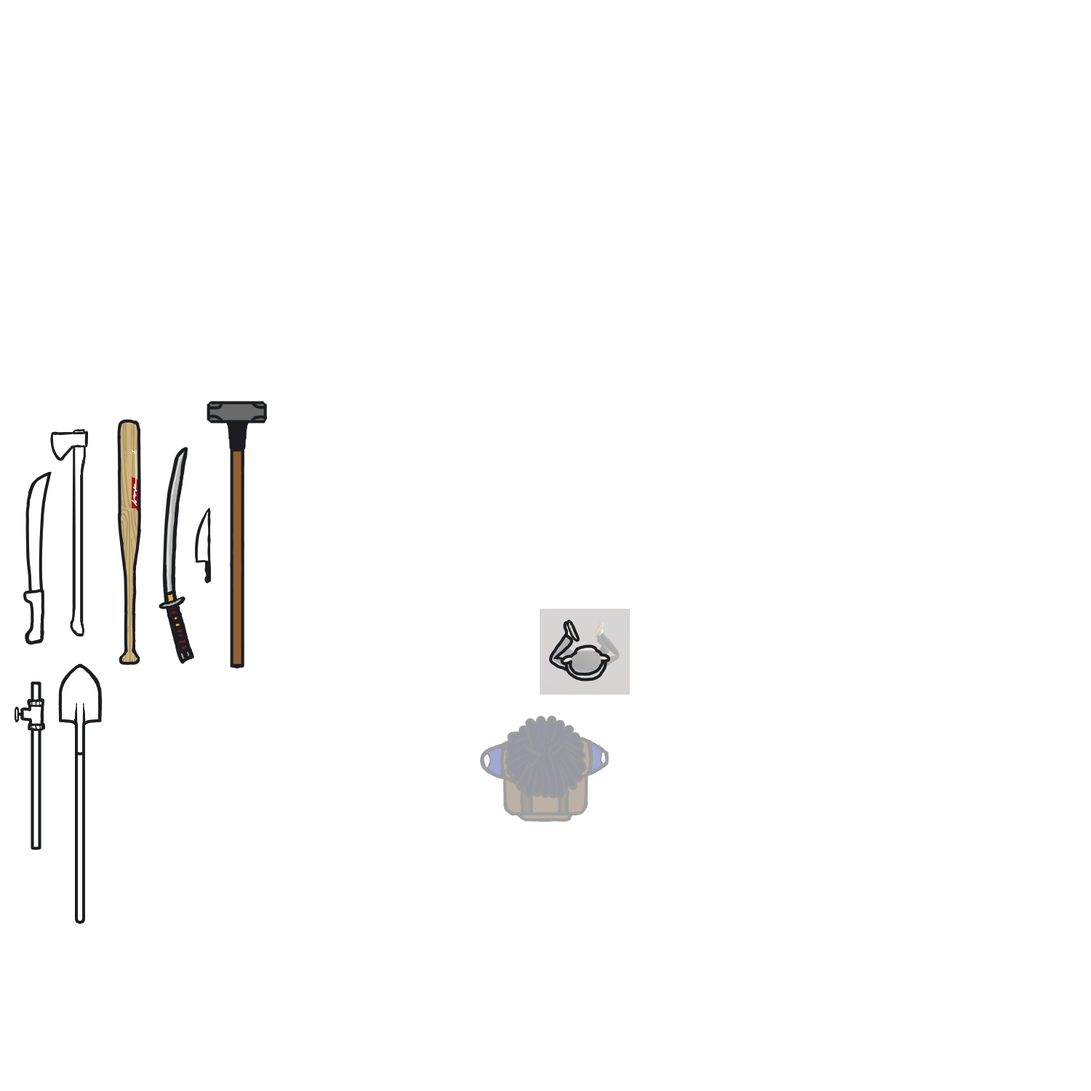
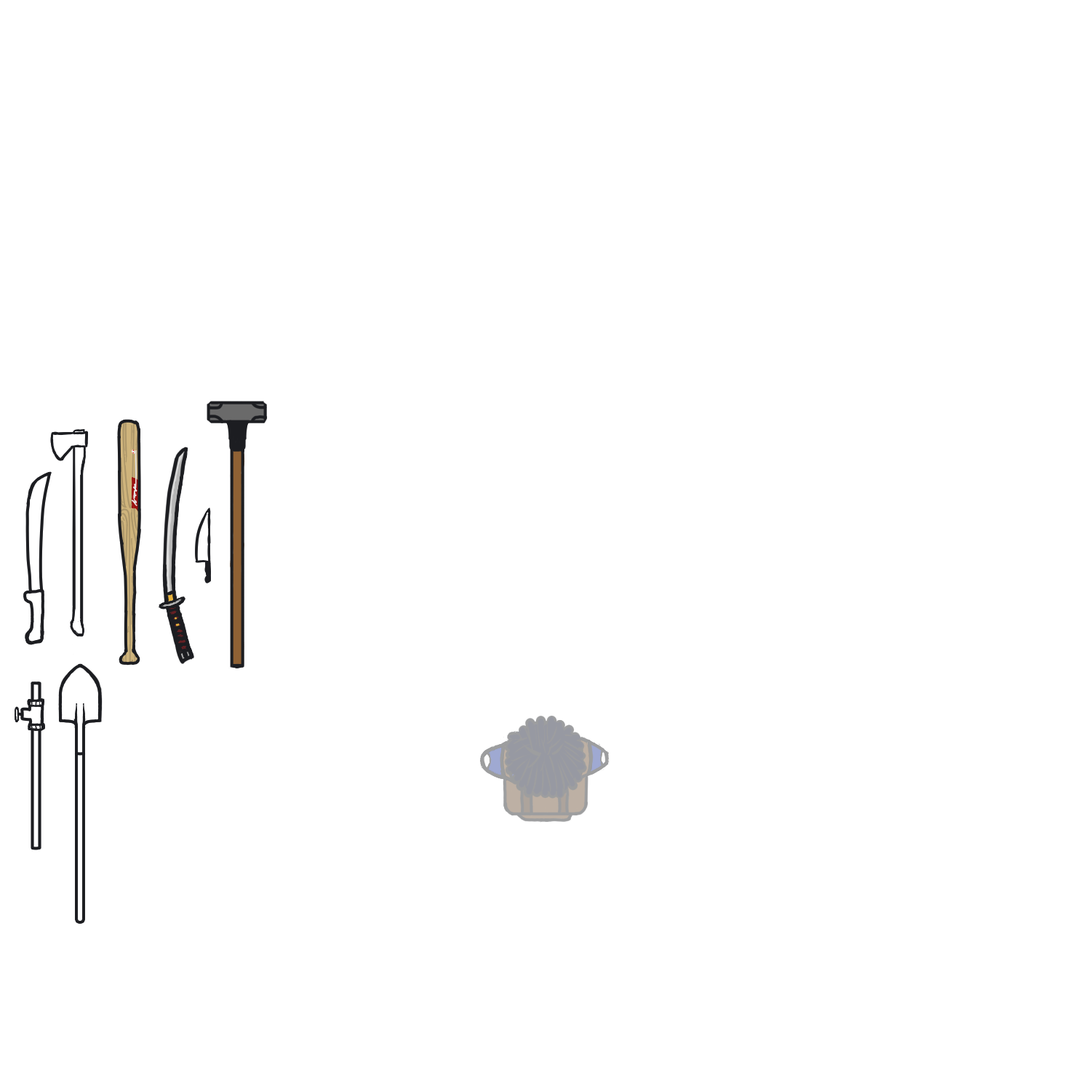
Layers edited between the first and the second w=1091, h=1091 image:
hid "Paint Layer 26", painted on it over bbox(539, 609, 631, 695)
hid "Paint Layer 27 (pasted)" over bbox(539, 609, 631, 695)
painted on "Pipe" over bbox(539, 609, 631, 695)
